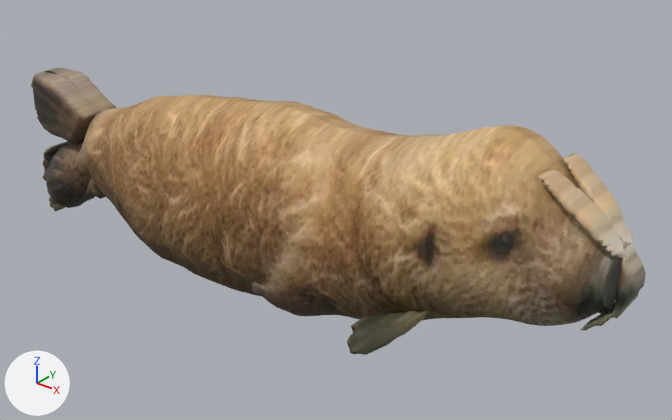
The glTF model public/aqua/models/fish/fry_sea_otter.glb, before and after one commit.
Both versions are drawn from a 50 mm camera at (6144.03, -1.629, 1.01) aimed at (6142.655, 0.089, -0.055). The axes (+X, +Y, +Z) are drawn at lower left. The lights are the same throughout. The picture after the commit comes second. Vertices at exactly the same position are counted once.

Names of what the first picture shows: 'fry_sea_otter'.
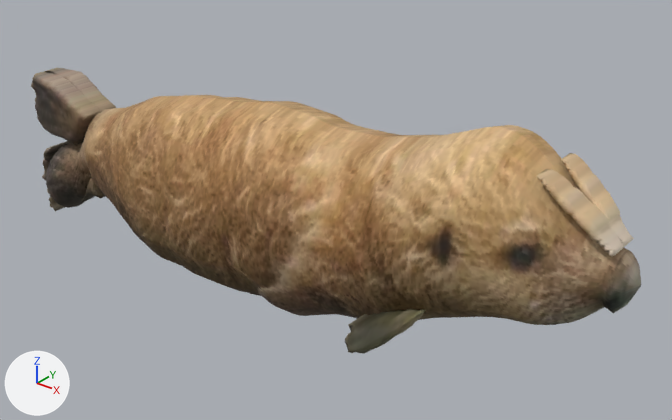
Edits to the bpy script that builds the scene:
```text
Change me_fry_sea_otter:
    used by ob_fry_sea_otter; location = (0.0, 0.0, 0.0)
    remove me_fry_sea_otter.from_pydata(...)  # 2923 vertices, 5861 faces; spans x 6141.5..6143.5, y -0.26..0.26, z -0.32..0.32
    add me_fry_sea_otter.from_pydata(...)  # 3004 vertices, 6012 faces; spans x 6141.5..6143.5, y -0.26..0.26, z -0.32..0.32
    me_fry_sea_otter part 1: 26 vertices moved from x 6143.34..6143.49, y -0.08..0.08, z 0.02..0.24 to x 6143.34..6143.5, y -0.08..0.08, z 0.02..0.24; 166 vertices removed from x 6143.33..6143.5, y -0.08..0.08, z -0.04..0.25; 144 vertices added at x 6143.33..6143.5, y -0.08..0.08, z -0.01..0.24
    me_fry_sea_otter part 2: 7 vertices moved from x 6142.98..6143.07, y -0.19..0.21, z -0.19..-0.12 to x 6142.98..6143.06, y -0.2..0.17, z -0.16..-0.11; 99 vertices removed from x 6142.95..6143.08, y -0.25..0.25, z -0.19..-0.1; 125 vertices added at x 6142.95..6143.08, y -0.26..0.26, z -0.18..-0.09
    me_fry_sea_otter part 3: 1877 kept faces spanning x 6141.56..6143.5, y -0.22..0.22, z -0.32..0.32 get new texture (UV) coordinates
    other edits to the shape of me_fry_sea_otter do not show in these pictures
```

Where the change shows, as pixel boxes (x1, y1, x2, y2) in the pictures (672 x 420 px; the box of a moved part takes in the faces that stretch with it):
'fry_sea_otter', reshaped
    before: (31, 68, 646, 355)
    after: (31, 68, 641, 354)
part 1 of me_fry_sea_otter, moved or reshaped
    before: (551, 175, 646, 330)
    after: (549, 175, 641, 313)
part 2 of me_fry_sea_otter, moved or reshaped
    before: (347, 310, 427, 355)
    after: (345, 308, 424, 354)
part 3 of me_fry_sea_otter, surface changed
    before: (166, 99, 629, 326)
    after: (165, 99, 639, 325)
